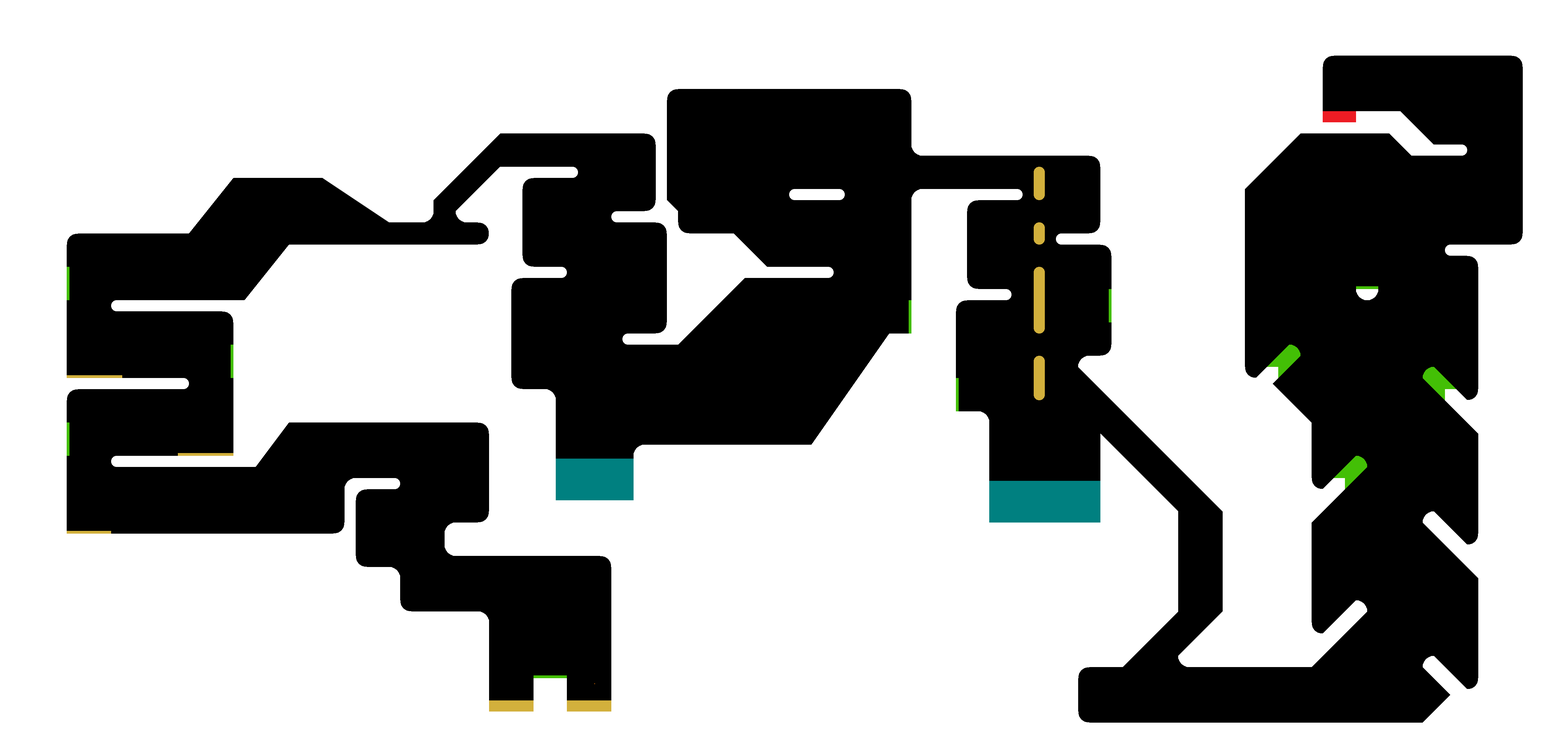
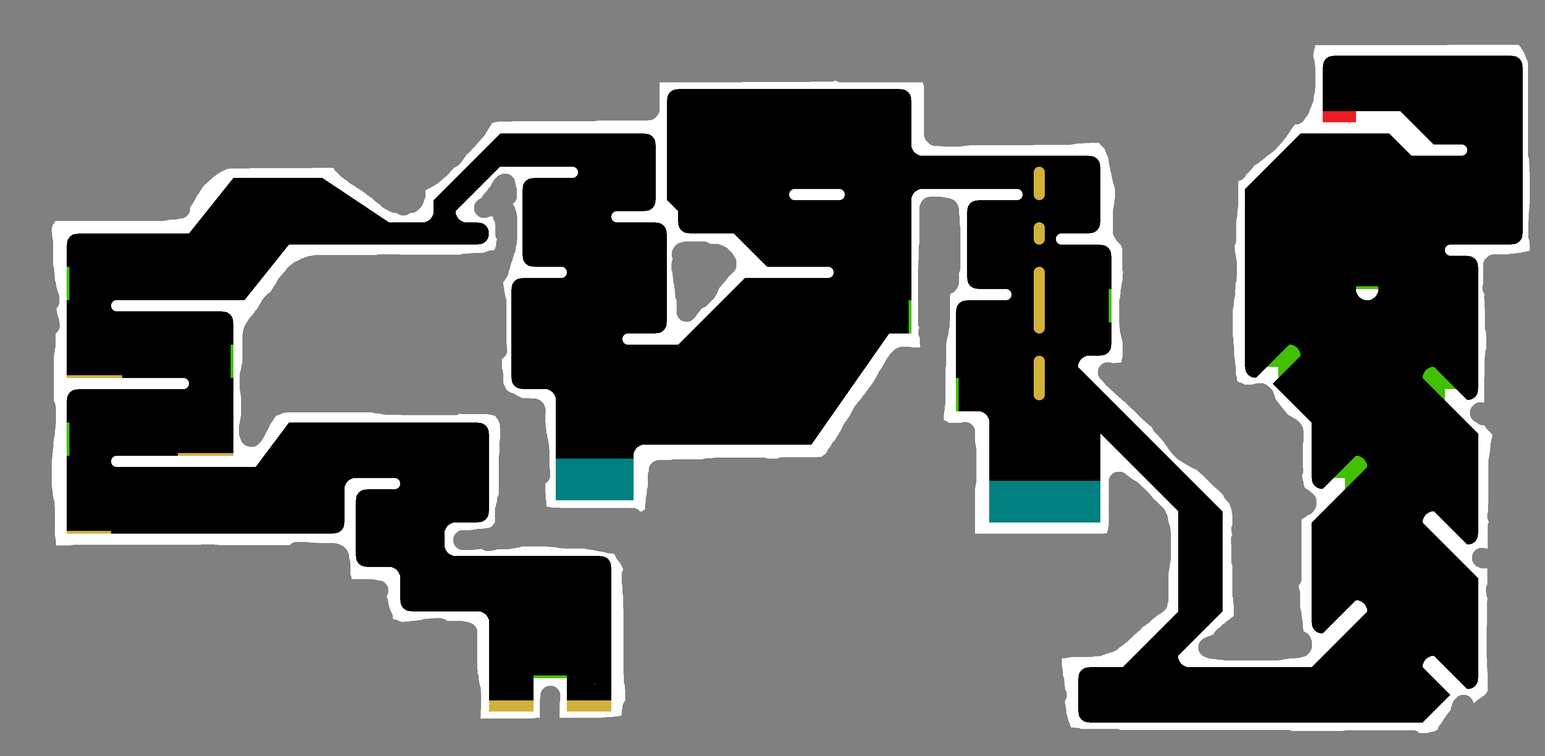
Layer changes from the first w=1545, h=756 image to the second:
added layer "ignore" above "white" over [0, 0, 1545, 756]
